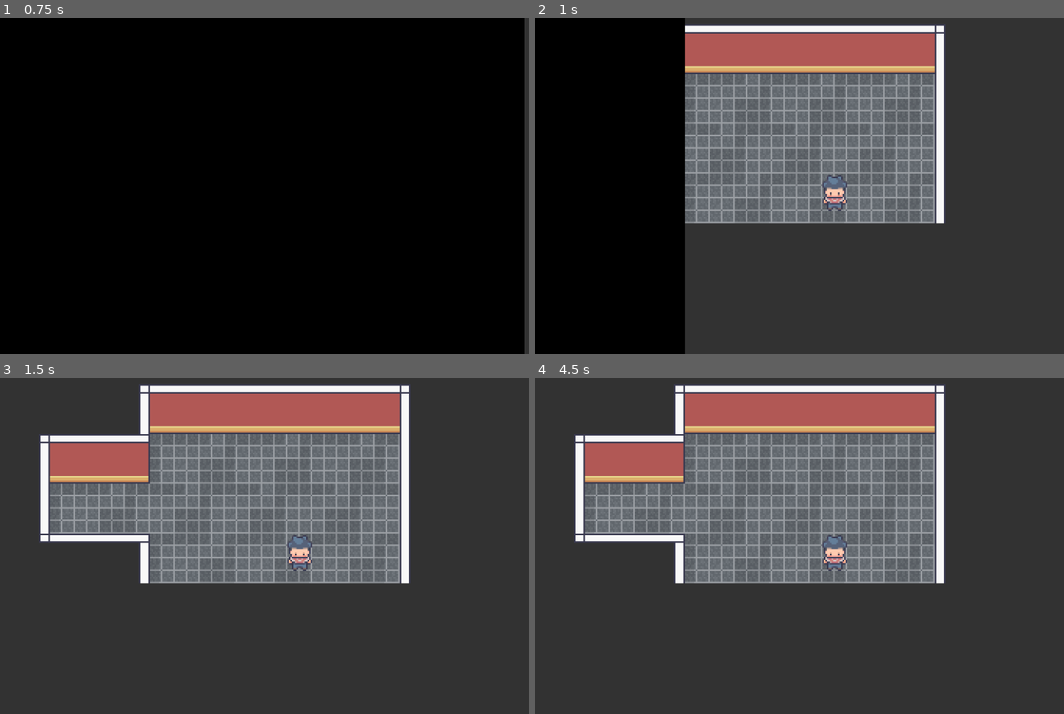
Above: before the commit, frames 1-4 (two rows, left to right).
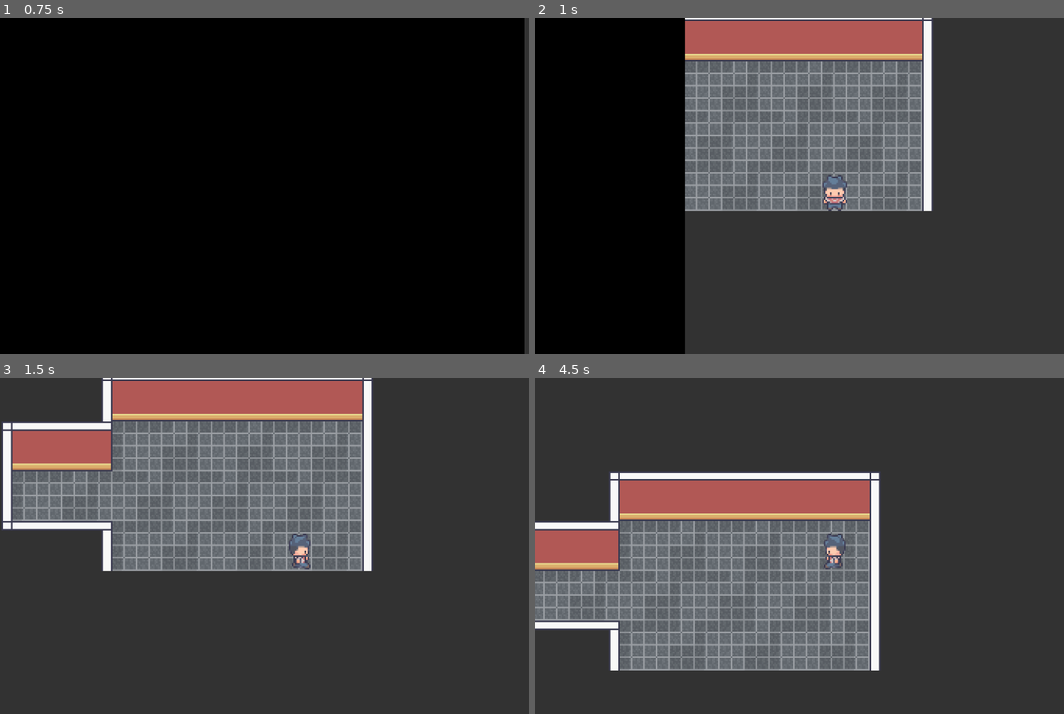
Above: after the commit, the same moments.

Repository: XadosIV/LA-Godot-Demo
Game: Godot game, scene res://scenes/menus/start_screen/start_screen.tscn
Two runs of this game, one before a commit and one after it. Both use one fixed random seed, a clock stepped at 60 frames per second and the inputs below.
Inputs:
- Up to frame 1 (0.75 s): click "Enter" at 0.5 s
- Up to frame 2 (1 s): no input
- Up to frame 3 (1.5 s): tap Enter (ui_accept) at 1.25, 1.35 s; hold Right (right) from 1.28 s (still down)
- Up to frame 4 (4.5 s): tap Enter (ui_accept) at 1.52, 1.82, 2.27, 2.3, 2.57, 3.05, 3.6, 3.77, 4.07 s; release Right (right) at 2.03 s; hold Down (down) 2.03-2.78 s; tap E (interact) at 2.1, 4.35 s; hold Right (right) 2.78-3.53 s; hold Space (sprint) 2.78-3.53 s; hold Up (up) 3.53-4.28 s; hold Q (left) from 4.28 s (still down)

Frame 1 is identical in both runs. In frame 2, 9.6% of the frame differs, in the area x 28-78%, y 0-62%; in frame 3, 21%; in frame 4, 50%, in the area x 0-78%, y 2-88%.
Error before the commit: Attempt to call function 'init' in base 'null instance' on a null instance. (res://scenes/characteres/players/Player.gd:25)

Commit message:
Implementation du déplacement du joueur avec le scenemanager

Diff:
--- a/scenes/characteres/players/Player.gd
+++ b/scenes/characteres/players/Player.gd
@@ -2,11 +2,12 @@
 
 var healthPoints : int = 1
 var facing_direction : Vector2 = Vector2.ZERO
+var movement_allowed : bool = true
 
 var gridPos : Vector2 #correspond aux coordonnées du milieu de la case où est censé être le joueur
 var isMoving : bool = true # est en train de se déplacer entre deux cases, mis à true par défaut pour le mouvement
 							# d'entrée dans la zone
-var currentMovement : Vector2 = Vector2(1, 0) # valeur par défaut hardcodé, à changer.
+var currentMovement : Vector2 = Vector2(0, 0) # valeur par défaut hardcodé, à changer.
 @onready var map : LogicMap = get_parent().get_node("LogicMap")
 
 
@@ -76,42 +77,48 @@
 	return false
 
 func _process(delta) -> void:
-	if isMoving and position != gridPos:
-		visualMove()
-	elif isMoving:
-		# on check à la fin du mouvement, si il continue d'appuyer sur une touche
-		# pour fluidifier le mouvement et ne pas l'arrêter
-		if (not playerMoveInput()):
-			# Si c'est pas le cas, on l'arrête
-			setCurrentMovement(Vector2.ZERO)
-	else:
-		# Si il y a aucun mouvement, on en attend un.
-		playerMoveInput()
+	if movement_allowed:
+		if isMoving and position != gridPos:
+			visualMove()
+		elif isMoving:
+			# on check à la fin du mouvement, si il continue d'appuyer sur une touche
+			# pour fluidifier le mouvement et ne pas l'arrêter
+			if (not playerMoveInput()):
+				# Si c'est pas le cas, on l'arrête
+				setCurrentMovement(Vector2.ZERO)
+		else:
+			# Si il y a aucun mouvement, on en attend un.
+			playerMoveInput()
 
 	if Input.is_action_just_pressed("interact"):
 		map.interact(facing_direction)
 
+func enable():
+	movement_allowed = true
 
-func apply_direction_on_sprite() -> void:
+func disable():
+	movement_allowed = false
+
+func apply_direction_on_sprite(toward: Vector2 = facing_direction) -> void:
 	if (currentMovement == Vector2.ZERO):
-		if (animatedSprite.animation != "idle_left" and facing_direction.x < 0):
+		if (animatedSprite.animation != "idle_left" and toward.x < 0):
 			animatedSprite.animation = "idle_left"
-		if (animatedSprite.animation != "idle_right" and facing_direction.x > 0):
+		if (animatedSprite.animation != "idle_right" and toward.x > 0):
 			animatedSprite.animation = "idle_right"
-		if (animatedSprite.animation != "idle_up" and facing_direction.y < 0):
+		if (animatedSprite.animation != "idle_up" and toward.y < 0):
 			animatedSprite.animation = "idle_up"
-		if (animatedSprite.animation != "idle_down" and facing_direction.y > 0):
+		if (animatedSprite.animation != "idle_down" and toward.y > 0):
 			animatedSprite.animation = "idle_down"
 	else:
 		if (animatedSprite.animation != "move_left" and currentMovement.x < 0):
 			animatedSprite.animation = "move_left"
-			facing_direction = Vector2(-1,0)
+			toward = Vector2.LEFT
 		if (animatedSprite.animation != "move_right" and currentMovement.x > 0):
 			animatedSprite.animation = "move_right"
-			facing_direction = Vector2(1,0)
+			toward = Vector2.RIGHT
 		if (animatedSprite.animation != "move_up" and currentMovement.y < 0):
 			animatedSprite.animation = "move_up"
-			facing_direction = Vector2(0,-1)
+			toward = Vector2.UP
 		if (animatedSprite.animation != "move_down" and currentMovement.y > 0):
 			animatedSprite.animation = "move_down"
-			facing_direction = Vector2(0,1)
+			toward = Vector2.DOWN
--- a/scenes/characteres/players/Player.tscn
+++ b/scenes/characteres/players/Player.tscn
@@ -396,7 +396,6 @@
 autoplay = "idle_down"
 
 [node name="CollisionShape2D" type="CollisionShape2D" parent="."]
-
 shape = SubResource("RectangleShape2D_htuyu")
 
 [node name="Camera2D" type="Camera2D" parent="."]
--- a/scenes/levels/level.gd
+++ b/scenes/levels/level.gd
@@ -5,7 +5,7 @@
 var data: LevelDataHandoff
 
 func _ready() -> void:
-	#player.disable()
+	player.disable()
 	#player.visible = false
 	# if we don't us the SceneManager
 	if data == null:
@@ -14,18 +14,20 @@
 func enter_level() -> void:
 	if data != null:
 		init_player_location()
-	#player.enable()
+	player.enable()
+	#player.visible = true
 	_connect_to_warps()
 
 # teleport the player to the correct warp
 func init_player_location() -> void:
+	#var facing_direction : Vector2 = Vector2.ZERO
 	if data != null:
 		for warp in warps:
-			print(warp.name)
 			if warp.name == data.entry_warp_name:
+				#facing_direction = warp.get_move_direction()
 				player.position = warp.get_player_entry_vector()
 		# TODO Fix this shit
-		#player.apply_direction_on_sprite(data.move_dir)
+		#player.apply_direction_on_sprite(facing_direction)
 
 # disable warps and player
 # and create a handoff to pass data to the new scene
--- a/scenes/levels/test_world/test_map_1.tscn
+++ b/scenes/levels/test_world/test_map_1.tscn
@@ -1,9 +1,11 @@
-[gd_scene load_steps=5 format=3 uid="uid://cb7kg5djhb6v3"]
+[gd_scene load_steps=7 format=3 uid="uid://cb7kg5djhb6v3"]
 
 [ext_resource type="Script" path="res://scenes/levels/level.gd" id="1_ds6ne"]
 [ext_resource type="TileSet" uid="uid://8irg51c2c8ud" path="res://scenes/levels/tiles_maps/interiors_building.tres" id="2_xdlnn"]
 [ext_resource type="PackedScene" uid="uid://dgf1bg7ra1non" path="res://scenes/characteres/players/Player.tscn" id="3_1611w"]
 [ext_resource type="PackedScene" uid="uid://c2fsq2pxv5y56" path="res://scenes/props/warp/warp.tscn" id="3_mby55"]
+[ext_resource type="TileSet" uid="uid://bsa0adevc47ku" path="res://scenes/levels/tiles_maps/logic_tileset.tres" id="5_tp1v3"]
+[ext_resource type="Script" path="res://scenes/levels/test_world/LogicMap.gd" id="6_eicnd"]
 
 [node name="TestMap1" type="Node2D" node_paths=PackedStringArray("player", "warps")]
 script = ExtResource("1_ds6ne")
@@ -22,11 +24,19 @@
 layer_2/z_index = -3
 layer_2/tile_data = PackedInt32Array(-131082, 524288, 28, -65546, 524288, 29, -131081, 589824, 28, -65545, 589824, 29,  …(1265 unchanged characters)…
 
+[node name="LogicMap" type="TileMap" parent="."]
+visible = false
+tile_set = ExtResource("5_tp1v3")
+format = 2
+layer_0/name = "Layer"
+layer_0/tile_data = PackedInt32Array(65529, 1, 0, -7, 1, 0, -8, 1, 0, -9, 1, 0, -10, 1, 0, -11, 1, 0, -65547, 1, 0, -196619, 1, 0, -131083, 1, 0, -196618, 1, 0, -196617, 1, 0, -196616, 1, 0, -196615, 1, 0, -262151, 1, 0, -327687, 1, 0, -327686, 1, 0, -327685, 1, 0, -327684, 1, 0, -327683, 1, 0, -327682, 1, 0, -327681, 1, 0, -393216, 1, 0, -393215, 1, 0, -393214, 1, 0, -393213, 1, 0, -393212, 1, 0, -327676, 1, 0, -262140, 1, 0, -196604, 1, 0, -131068, 1, 0, -65532, 1, 0, 4, 1, 0, 65540, 1, 0, 65539, 1, 0, 65536, 1, 0, 131071, 1, 0, 131070, 1, 0, 131069, 1, 0, 131068, 1, 0, 131067, 1, 0, 131066, 1, 0, 131065, 1, 0, 65538, 1, 0, 65537, 1, 0, -131082, 196609, 0)
+script = ExtResource("6_eicnd")
+
 [node name="Player" parent="." instance=ExtResource("3_1611w")]
+position = Vector2(8, 8)
 
 [node name="warp_t1" parent="." instance=ExtResource("3_mby55")]
 position = Vector2(-152, -40)
 ENTRY_DIRECTION = 1
-TRANSITION_TYPE = "fade_to_black"
 TARGETED_SCENE = "res://scenes/levels/test_world/test_map_2.tscn"
 ENTRY_WARP_NAME = "warp_t2"
--- a/scenes/levels/test_world/test_map_2.tscn
+++ b/scenes/levels/test_world/test_map_2.tscn
@@ -1,23 +1,16 @@
-[gd_scene load_steps=5 format=3 uid="uid://70owtm87gmby"]
+[gd_scene load_steps=7 format=3 uid="uid://70owtm87gmby"]
 
 [ext_resource type="TileSet" uid="uid://8irg51c2c8ud" path="res://scenes/levels/tiles_maps/interiors_building.tres" id="1_2vy6y"]
 [ext_resource type="Script" path="res://scenes/levels/level.gd" id="1_6nwg4"]
 [ext_resource type="PackedScene" uid="uid://c2fsq2pxv5y56" path="res://scenes/props/warp/warp.tscn" id="1_ov4u7"]
 [ext_resource type="PackedScene" uid="uid://dgf1bg7ra1non" path="res://scenes/characteres/players/Player.tscn" id="3_ljtlh"]
+[ext_resource type="TileSet" uid="uid://bsa0adevc47ku" path="res://scenes/levels/tiles_maps/logic_tileset.tres" id="5_qan27"]
+[ext_resource type="Script" path="res://scenes/levels/test_world/LogicMap.gd" id="6_lxbtj"]
 
 [node name="TestMap1" type="Node2D" node_paths=PackedStringArray("player", "warps")]
 script = ExtResource("1_6nwg4")
 player = NodePath("Player")
 warps = [NodePath("warp_t2")]
-
-[node name="warp_t2" parent="." instance=ExtResource("1_ov4u7")]
-position = Vector2(56, -72)
-ENTRY_DIRECTION = 2
-TRANSITION_TYPE = "fade_to_black"
-TARGETED_SCENE = "res://scenes/levels/test_world/test_map_1.tscn"
-ENTRY_WARP_NAME = "warp_t1"
-
-[node name="Player" parent="." instance=ExtResource("3_ljtlh")]
 
 [node name="TileMap" type="TileMap" parent="."]
 tile_set = ExtResource("1_2vy6y")
@@ -30,3 +23,20 @@
 layer_2/name = "Floor"
 layer_2/z_index = -3
 layer_2/tile_data = PackedInt32Array(-131082, 524288, 28, -65546, 524288, 29, -131081, 589824, 28, -65545, 589824, 29,  …(1265 unchanged characters)…
+
+[node name="LogicMap" type="TileMap" parent="."]
+tile_set = ExtResource("5_qan27")
+collision_visibility_mode = 2
+format = 2
+layer_0/name = "Layer"
+layer_0/tile_data = PackedInt32Array(-196619, 1, 0, -196618, 1, 0, -196617, 1, 0, -196616, 1, 0, -196615, 1, 0, -262151, 1, 0, -327687, 1, 0, -327686, 1, 0, -327685, 1, 0, -327684, 1, 0, -327683, 1, 0, -327682, 1, 0, -327681, 1, 0, -393216, 1, 0, -393215, 1, 0, -393214, 1, 0, -393213, 1, 0, -393212, 1, 0, -327676, 1, 0, -262140, 1, 0, -196604, 1, 0, -131068, 1, 0, 65540, 1, 0, 4, 1, 0, -65532, 1, 0, 65539, 1, 0, 65538, 1, 0, 65537, 1, 0, 65536, 1, 0, 131071, 1, 0, 131070, 1, 0, 131069, 1, 0, 131068, 1, 0, 131067, 1, 0, 131066, 1, 0, 131065, 1, 0, 65529, 1, 0, -7, 1, 0, -8, 1, 0, -9, 1, 0, -10, 1, 0, -11, 1, 0, -65547, 1, 0, -131083, 1, 0, -327677, 196609, 0)
+script = ExtResource("6_lxbtj")
+
+[node name="Player" parent="." instance=ExtResource("3_ljtlh")]
+position = Vector2(8, 8)
+
+[node name="warp_t2" parent="." instance=ExtResource("1_ov4u7")]
+position = Vector2(56, -72)
+ENTRY_DIRECTION = 2
+TARGETED_SCENE = "res://scenes/levels/test_world/test_map_1.tscn"
+ENTRY_WARP_NAME = "warp_t1"
--- a/scenes/props/warp/warp.tscn
+++ b/scenes/props/warp/warp.tscn
@@ -3,11 +3,12 @@
 [ext_resource type="Script" path="res://scenes/props/warp/warp.gd" id="1_iwu1s"]
 
 [sub_resource type="RectangleShape2D" id="RectangleShape2D_1y3v0"]
-size = Vector2(17, 17)
+size = Vector2(15, 15)
 
 [node name="Door" type="Area2D"]
 script = ExtResource("1_iwu1s")
-PUSH_DISTANCE = 20
+ENTRY_DIRECTION = 0
+TRANSITION_TYPE = "fade_to_black"
 
 [node name="CollisionShape2D" type="CollisionShape2D" parent="."]
 shape = SubResource("RectangleShape2D_1y3v0")
Not shown: 1 places in scenes/levels/test_world/test_map_movements.tscn that only renumber resources
Not shown: 1 places in scenes/levels/tiles_maps/logic_tileset.tres that only renumber resources
